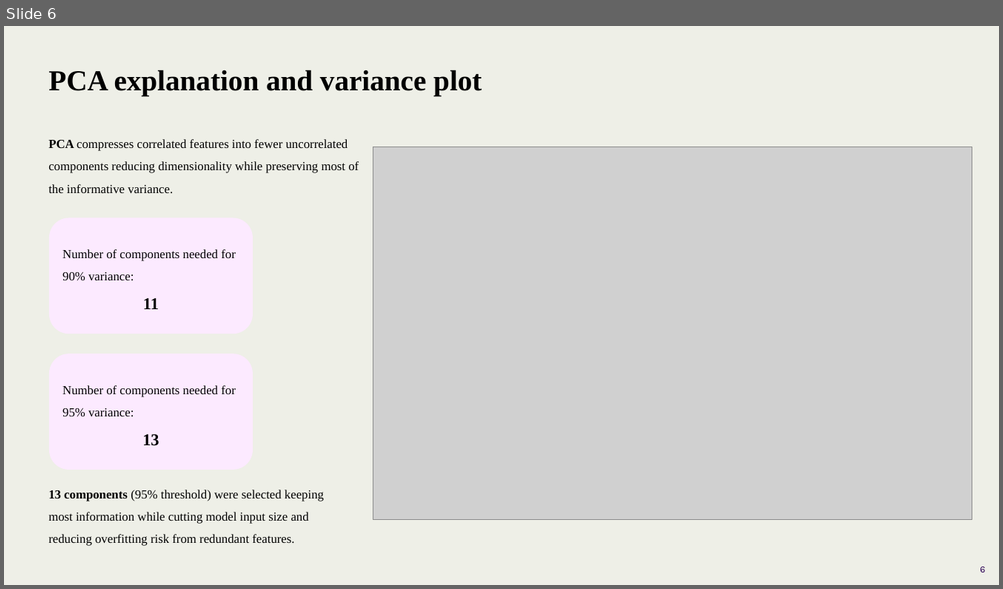
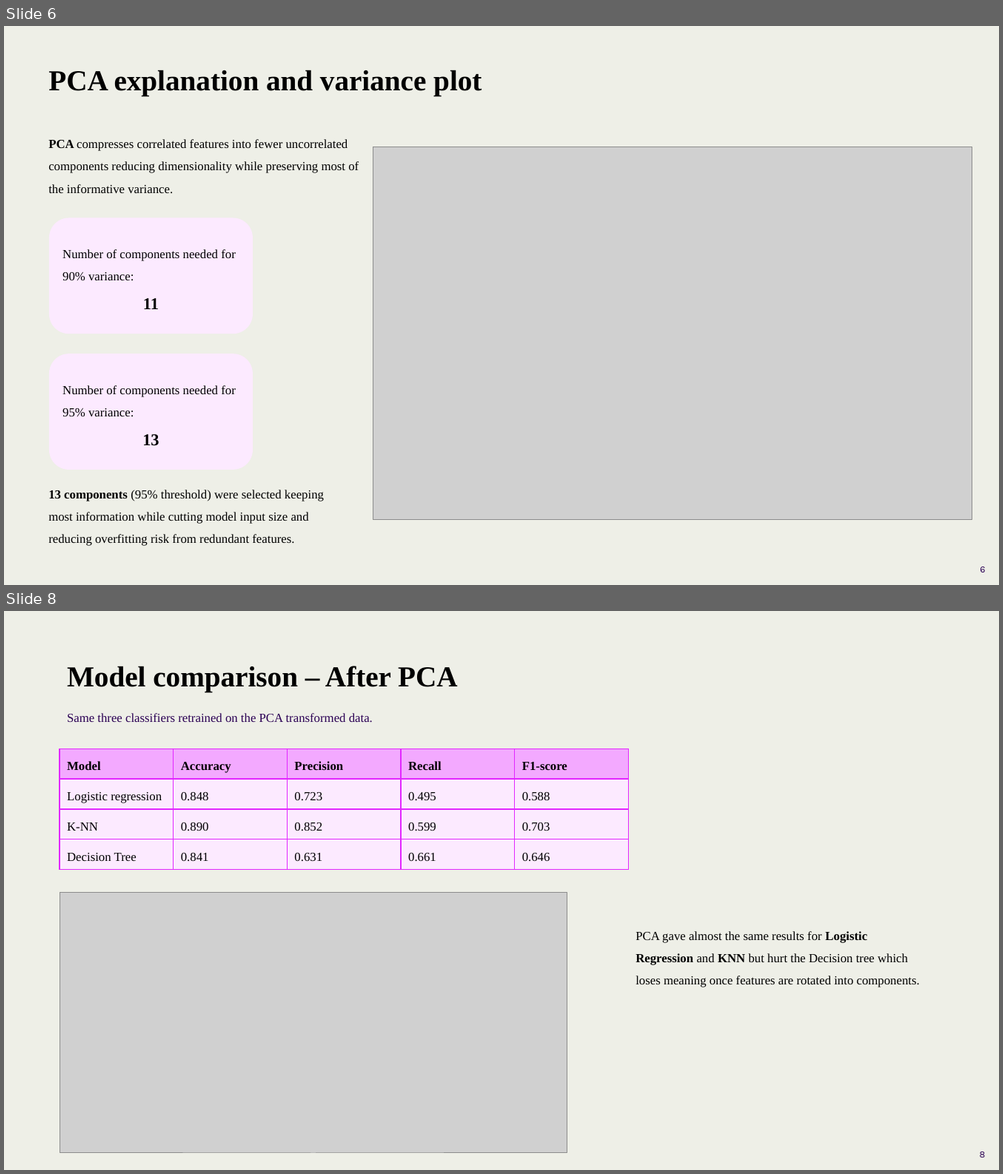
Before and after one commit to Thembelihle-tech/Credit-Risk-Prediction, a slide deck: Credit Risk Prediction System.pptx. Shown one above the other, each under a label of ours: slide 6 before the commit, slides 6 and 8 after it; the slides between them are not shown. The pictures are 1003x589 and 1003x1174 pixels, drawn with LibreOffice and Linux fonts; fonts in the diff are those of the drawing; grey boxes stand for pictures; background and template pictures are left out. Boxes give left, top, right and bottom in pixels: in the first picture for what was removed or moved away, otherwise in the second. Text is boxed around its words. In the diff, an @@ line names an element or a change of style, - is before the commit and + after.

Commit message:
Created a bar graph for model performance

```diff
--- a/Credit Risk Prediction System.pptx
+++ b/Credit Risk Prediction System.pptx
@@ slide 8 added at (4, 611, 999, 1170), background #EEEFE7 @@
@@ text added at (67, 666, 457, 692), 28 pt, text #000000, bold @@
+Model comparison – After PCA
@@ text added at (67, 713, 373, 723), 12 pt, text #2A0053 @@
+Same three classifiers retrained on the PCA transformed data.
@@ table added at (60, 749, 626, 870), 4 rows, 5 columns @@
+Model | Accuracy | Precision | Recall | F1-score
+Logistic regression | 0.848 | 0.723 | 0.495 | 0.588
+K-NN | 0.890 | 0.852 | 0.599 | 0.703
+Decision Tree | 0.841 | 0.631 | 0.661 | 0.646
@@ picture added at (60, 893, 566, 1154) @@
@@ text added at (635, 931, 919, 988), 12 pt, text #000000 @@
+PCA gave almost the same results for Logistic Regression and KNN but hurt the Decision tree which loses meaning once features are rotated into components.
@@ page number added at (979, 1152, 985, 1158), 9 pt, text #2A0053 @@
+8
```
Also in this commit, not shown: 1 slide changed, 1 other slide added, 1 other file.
